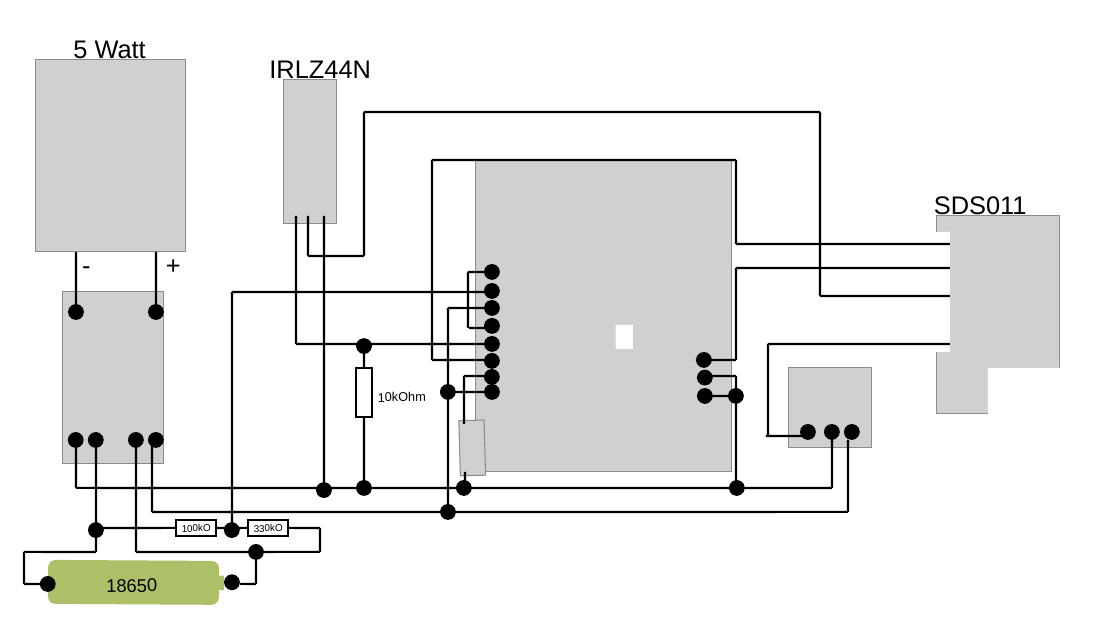
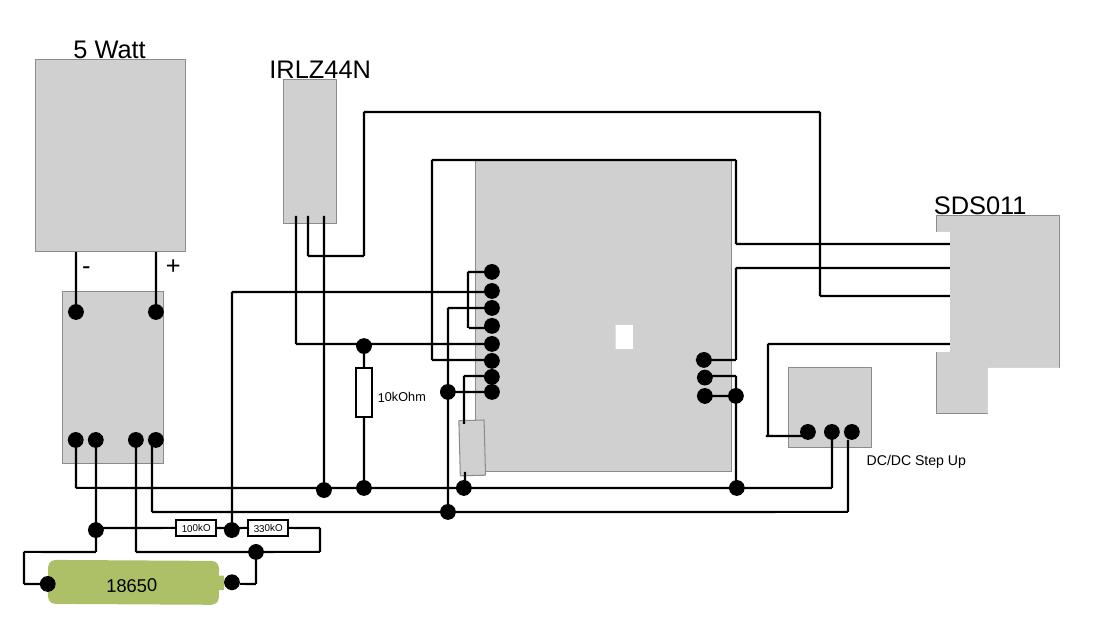
Before and after one commit to Noschvie/shrdzm, a slide deck: slide 25 of hardware/Wiring.odp. Drawn at 1120x630 pixels with LibreOffice and Linux fonts; fonts in the diff are those of the drawing; grey boxes stand for pictures. Boxes give left, top, right and bottom in pixels: in the first picture for what was removed or moved away, otherwise in the second. Text is boxed around its words. In the diff, an @@ line names an element or a change of style, - is before the commit and + after.

```diff
--- a/hardware/Wiring.odp
+++ b/hardware/Wiring.odp
@@ text added at (x1=867, y1=454, x2=966, y2=468), 10 pt, text #000000 @@
+DC/DC Step Up
```
Also in this commit, not shown: 1 slide added, 2 other files.
